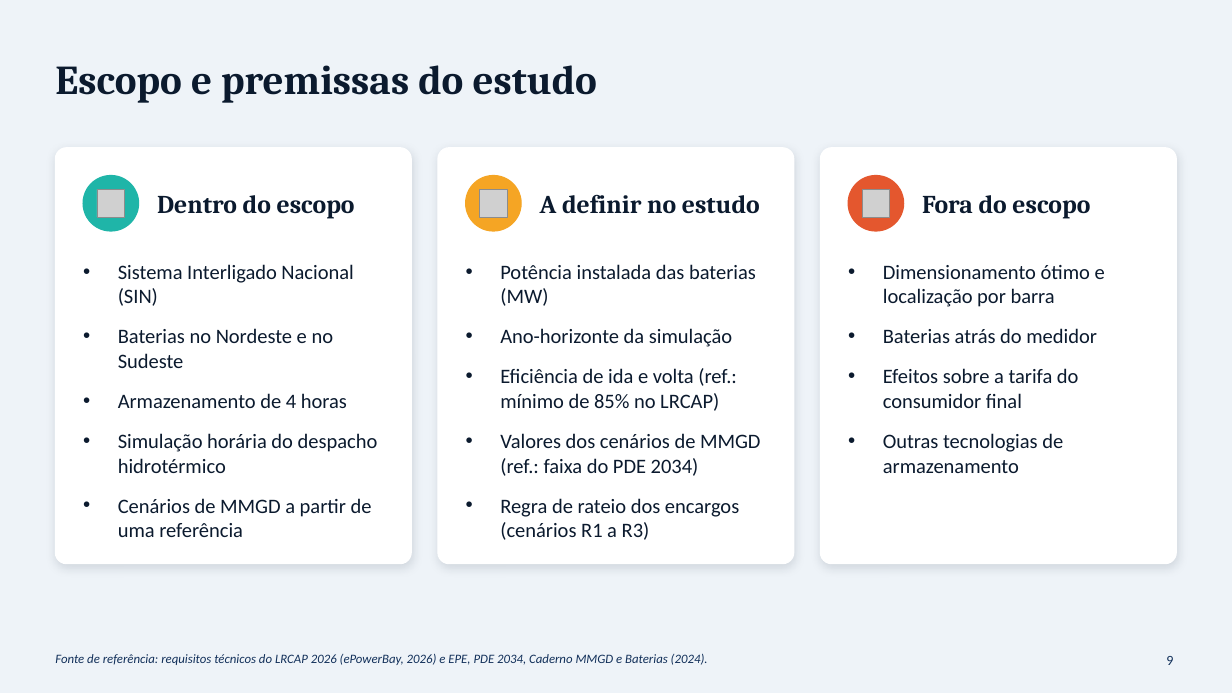
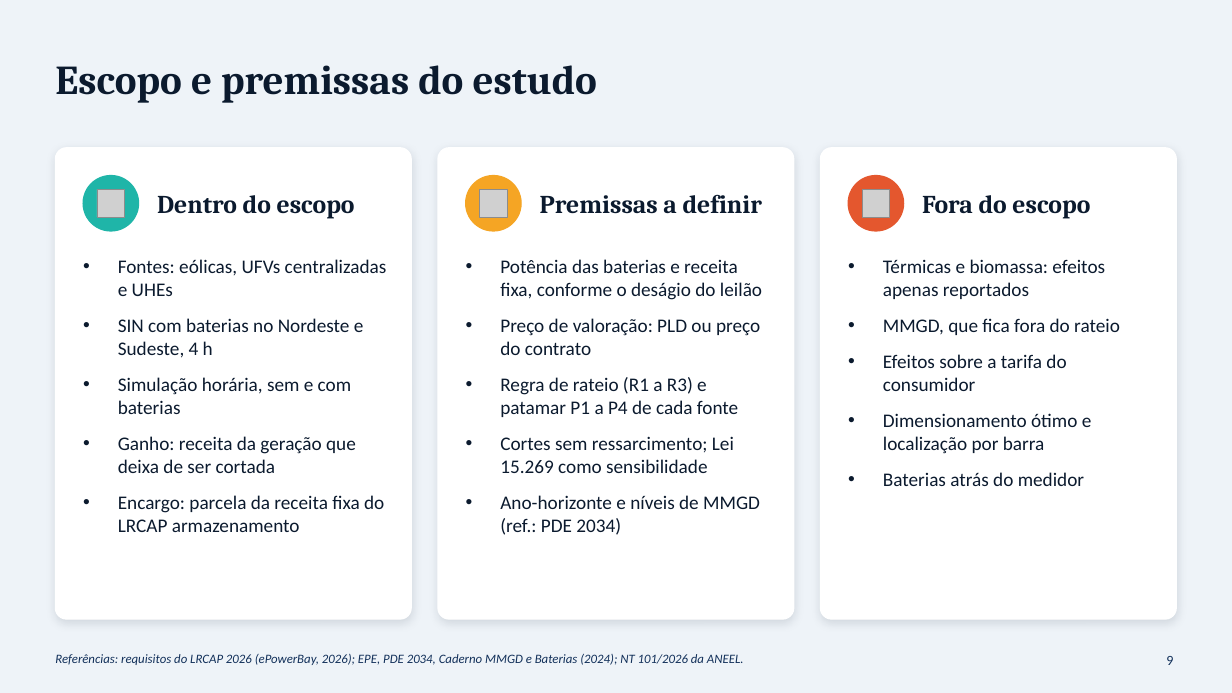
Before and after one commit to RonaldoSouza74/Instituto-de-Economia, a slide deck: slide 9 of Baterias_SIN_Economia_Setor_Eletrico_I.pptx. Drawn at 1232x693 pixels with LibreOffice and Linux fonts; fonts in the diff are those of the drawing; grey boxes stand for pictures. Boxes give left, top, right and bottom in pixels: in the first picture for what was removed or moved away, otherwise in the second. Text is boxed around its words. In the diff, an @@ line names an element or a change of style, - is before the commit and + after.

```diff
--- a/Baterias_SIN_Economia_Setor_Eletrico_I.pptx
+++ b/Baterias_SIN_Economia_Setor_Eletrico_I.pptx
@@ rounded rectangle: place and size @@
-rounded rectangle at (55, 148, 411, 564)
+rounded rectangle at (55, 148, 411, 619)
@@ rounded rectangle: place and size @@
-rounded rectangle at (438, 148, 794, 564)
+rounded rectangle at (438, 148, 794, 619)
@@ rounded rectangle: place and size @@
-rounded rectangle at (821, 148, 1177, 564)
+rounded rectangle at (821, 148, 1177, 619)
@@ text at (540, 194, 762, 214): text changed @@
-A definir no estudo
+Premissas a definir
@@ text at (118, 259, 387, 532): text changed; size 16 to 15 pt @@
-• Sistema Interligado Nacional (SIN)
-• Baterias no Nordeste e no Sudeste
-• Armazenamento de 4 horas
-• Simulação horária do despacho hidrotérmico
-• Cenários de MMGD a partir de uma referência
+• Fontes: eólicas, UFVs centralizadas e UHEs
+• SIN com baterias no Nordeste e Sudeste, 4 h
+• Simulação horária, sem e com baterias
+• Ganho: receita da geração que deixa de ser cortada
+• Encargo: parcela da receita fixa do LRCAP armazenamento
@@ text at (500, 259, 762, 535): text changed; size 16 to 15 pt @@
-• Potência instalada das baterias (MW)
-• Ano-horizonte da simulação
-• Eficiência de ida e volta (ref.: mínimo de 85% no LRCAP)
-• Valores dos cenários de MMGD (ref.: faixa do PDE 2034)
-• Regra de rateio dos encargos (cenários R1 a R3)
+• Potência das baterias e receita fixa, conforme o deságio do leilão
+• Preço de valoração: PLD ou preço do contrato
+• Regra de rateio (R1 a R3) e patamar P1 a P4 de cada fonte
+• Cortes sem ressarcimento; Lei 15.269 como sensibilidade
+• Ano-horizonte e níveis de MMGD (ref.: PDE 2034)
@@ text at (883, 259, 1120, 391): paragraphs added @@
+• Térmicas e biomassa: efeitos apenas reportados
+• MMGD, que fica fora do rateio
+• Efeitos sobre a tarifa do consumidor
@@ text at (883, 368, 1079, 473): paragraphs removed @@
-• Efeitos sobre a tarifa do consumidor final
-• Outras tecnologias de armazenamento
@@ text at (883, 413, 1092, 486): size 16 to 15 pt in "Dimensionamento ótimo e localização por barra", "Baterias atrás do medidor"; less space between paragraphs @@
@@ text at (55, 654, 744, 665): text changed @@
-Fonte de referência: requisitos técnicos do LRCAP 2026 (ePowerBay, 2026) e EPE, PDE 2034, Caderno MMGD e Baterias (2024).
+Referências: requisitos do LRCAP 2026 (ePowerBay, 2026); EPE, PDE 2034, Caderno MMGD e Baterias (2024); NT 101/2026 da ANEEL.
```
Also in this commit, not shown: 15 other slides changed, 2 slides added, 2 slides removed.
